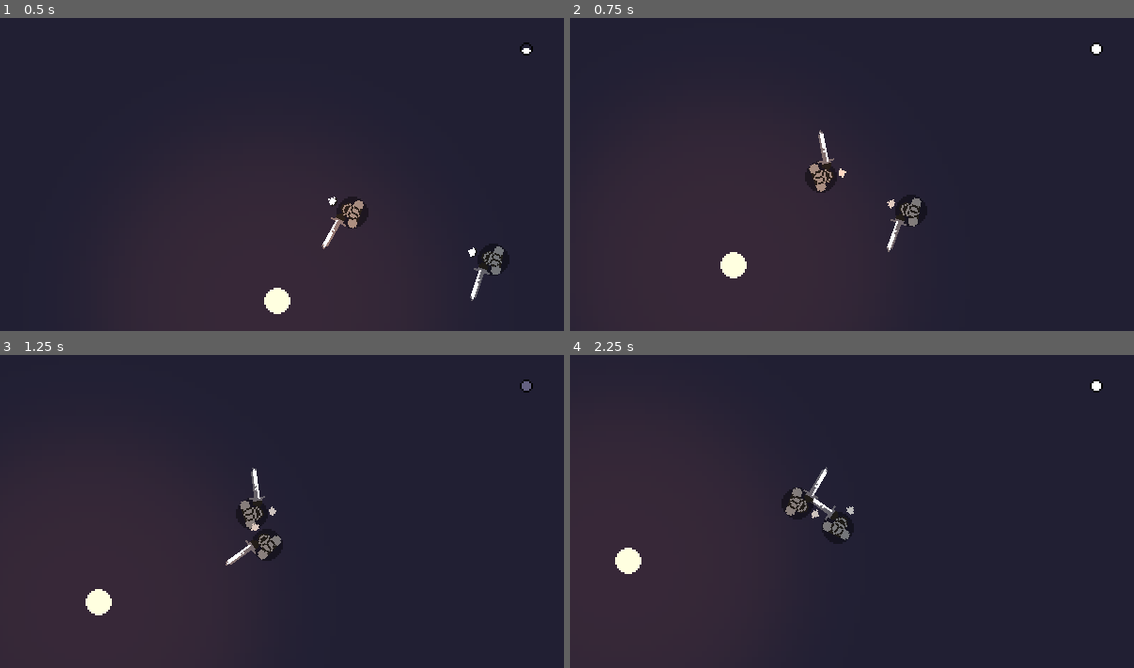
Above: before the commit, frames 1-4 (two rows, left to right).
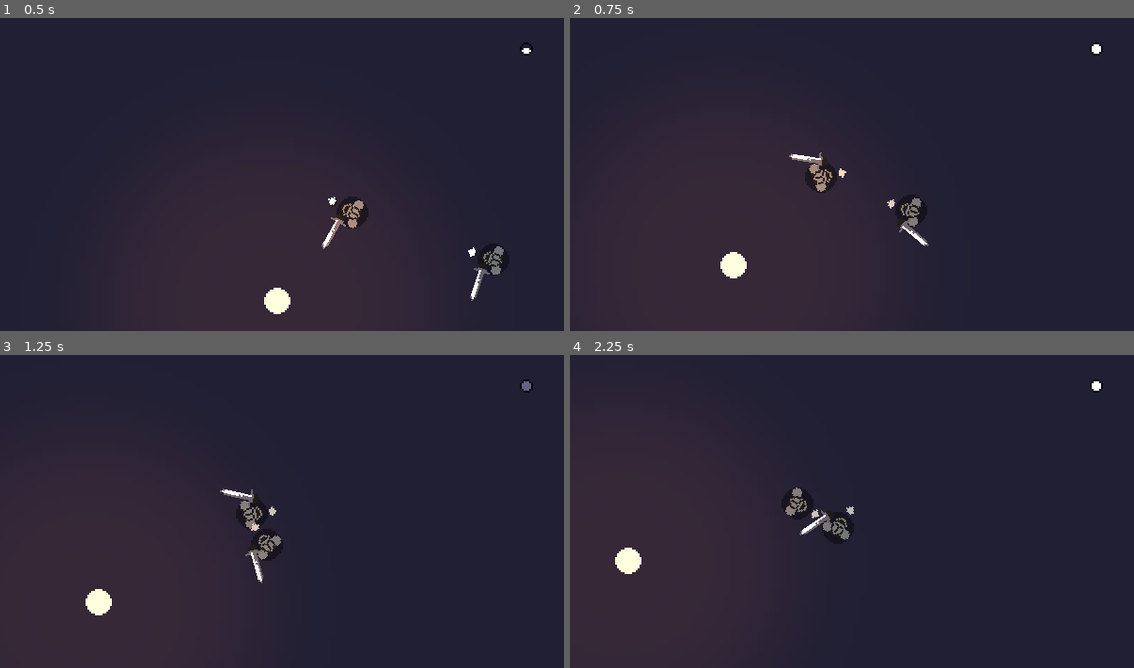
Above: after the commit, the same moments.

Repository: BGuerrero825/Medieval-Brawler
Game: Godot game, scene res://test.tscn
The game is run twice, just before and just after one commit, with the same random seed, the same clock (stepped at 60 frames per second) and the same inputs.
Inputs (mouse positions are in pixels of both pictures, inside the frame that each line leads up to):
- Up to frame 1 (0.5 s): no input
- Up to frame 2 (0.75 s): move the mouse to (976, 158) at 0.52 s; press the mouse at (976, 158) at 0.53 s; hold D (move_right) from 0.53 s (still down)
- Up to frame 3 (1.25 s): keep holding D (move_right)
- Up to frame 4 (2.25 s): move the mouse to (739, 527) at 1.27 s; release D (move_right) at 1.28 s; release the mouse at (739, 527) at 1.28 s; hold S (move_down) 1.28-2.03 s; right-click (739, 527) at 1.35 s; move the mouse to (908, 439) at 2.02 s; press the mouse at (908, 439) at 2.03 s; hold D (move_right) from 2.03 s (still down)

Frame 1 is identical in both runs. In frame 2, 0.5% of the frame differs, in the area x 38-64%, y 35-75%; in frame 3, 0.4%; in frame 4, 0.3%.

Commit message:
anim descale
reduced animation quality to support faster iteration

Diff:
--- a/AI_Knight.tscn
+++ b/AI_Knight.tscn
@@ -7,3 +7,6 @@
 
 [node name="controller" parent="." index="0"]
 script = ExtResource( 2 )
+
+[node name="swing" parent="pivot/animations" index="2"]
+visible = true
--- a/Knight.tscn
+++ b/Knight.tscn
@@ -118,6 +118,18 @@
 "transitions": PoolRealArray( 1 ),
 "update": 1,
 "values": [ 0 ]
+}
+tracks/8/type = "value"
+tracks/8/path = NodePath("pivot/animations/weapon:visible")
+tracks/8/interp = 1
+tracks/8/loop_wrap = true
+tracks/8/imported = false
+tracks/8/enabled = true
+tracks/8/keys = {
+"times": PoolRealArray( 0 ),
+"transitions": PoolRealArray( 1 ),
+"update": 1,
+"values": [ true ]
 }
 
 [sub_resource type="Animation" id=3]
@@ -337,6 +349,30 @@
 "update": 1,
 "values": [ 1 ]
 }
+tracks/1/type = "value"
+tracks/1/path = NodePath("pivot/animations/weapon:position")
+tracks/1/interp = 1
+tracks/1/loop_wrap = true
+tracks/1/imported = false
+tracks/1/enabled = true
+tracks/1/keys = {
+"times": PoolRealArray( 0 ),
+"transitions": PoolRealArray( 1 ),
+"update": 0,
+"values": [ Vector2( 6.00004, 11 ) ]
+}
+tracks/2/type = "value"
+tracks/2/path = NodePath("pivot/animations/weapon:rotation_degrees")
+tracks/2/interp = 1
+tracks/2/loop_wrap = true
+tracks/2/imported = false
+tracks/2/enabled = true
+tracks/2/keys = {
+"times": PoolRealArray( 0 ),
+"transitions": PoolRealArray( 1 ),
+"update": 0,
+"values": [ -339.769 ]
+}
 
 [sub_resource type="Animation" id=6]
 resource_name = "swing"
@@ -390,6 +426,20 @@
 "update": 0,
 "values": [ Vector2( 0.5, 0.5 ), Vector2( 1, 1 ) ]
 }
+tracks/4/type = "value"
+tracks/4/path = NodePath("pivot/animations/weapon:visible")
+tracks/4/interp = 1
+tracks/4/loop_wrap = true
+tracks/4/imported = false
+tracks/4/enabled = true
+tracks/4/keys = {
+"times": PoolRealArray( 0.2 ),
+"transitions": PoolRealArray( 1 ),
+"update": 1,
+"values": [ false ]
+}
+
+[sub_resource type="AnimationNodeAnimation" id=11]
 
 [node name="Knight" type="KinematicBody2D"]
 script = ExtResource( 4 )
@@ -426,7 +476,6 @@
 texture = ExtResource( 7 )
 
 [node name="swing" type="Sprite" parent="pivot/animations"]
-visible = false
 self_modulate = Color( 1, 1, 1, 0 )
 position = Vector2( -16, 5.81741e-05 )
 rotation = -1.5708
@@ -468,3 +517,8 @@
 anims/parry = SubResource( 4 )
 anims/ready = SubResource( 5 )
 anims/swing = SubResource( 6 )
+
+[node name="AnimationTree" type="AnimationTree" parent="."]
+tree_root = SubResource( 11 )
+anim_player = NodePath("../AnimationPlayer")
+active = true
--- a/code/knight.gd
+++ b/code/knight.gd
@@ -26,14 +26,12 @@
 	movement_processing(delta)
 	# processs user combat actions
 	action_processing()
-
 	# move player
 	velocity = move_and_slide(velocity)
-
 	#print out debug every half second
 	counter += delta
 	if(counter > 0.5):
-		# debug_output()
+		debug_output()
 		counter = 0
 
 
@@ -68,8 +66,11 @@
 		animator.play("parry")
 		velocity = velocity * 0.9
 	else:
+		animator.play()
 		animator.queue("idle")
 
+
 func debug_output():
-	print("\n", self.get_name())
-	print("pivot: ", $pivot.rotation)
+	#print("\n", self.get_name())
+	#print("pivot: ", $pivot.rotation)
+	pass
--- a/code/player_controller.gd
+++ b/code/player_controller.gd
@@ -1,5 +1,7 @@
 # input processing control for player, attached to "controller" node
 extends Node2D
+
+var action
 
 func ready():
 	Global.set_player(self)
@@ -14,13 +16,11 @@
 	return input_vector.normalized()
 
 func get_action_input():
-	var action
+	action = "idle"
 	if(Input.is_action_pressed("left_mouse")):
 		action = "ready"
 	elif(Input.is_action_just_released("left_mouse")):
 		action = "swing"
 	elif(Input.is_action_pressed("right_mouse")):
 		action = "parry"
-	else:
-		action = "idle"
 	return action
Not shown: 1 places in Knight.tscn that only renumber resources
